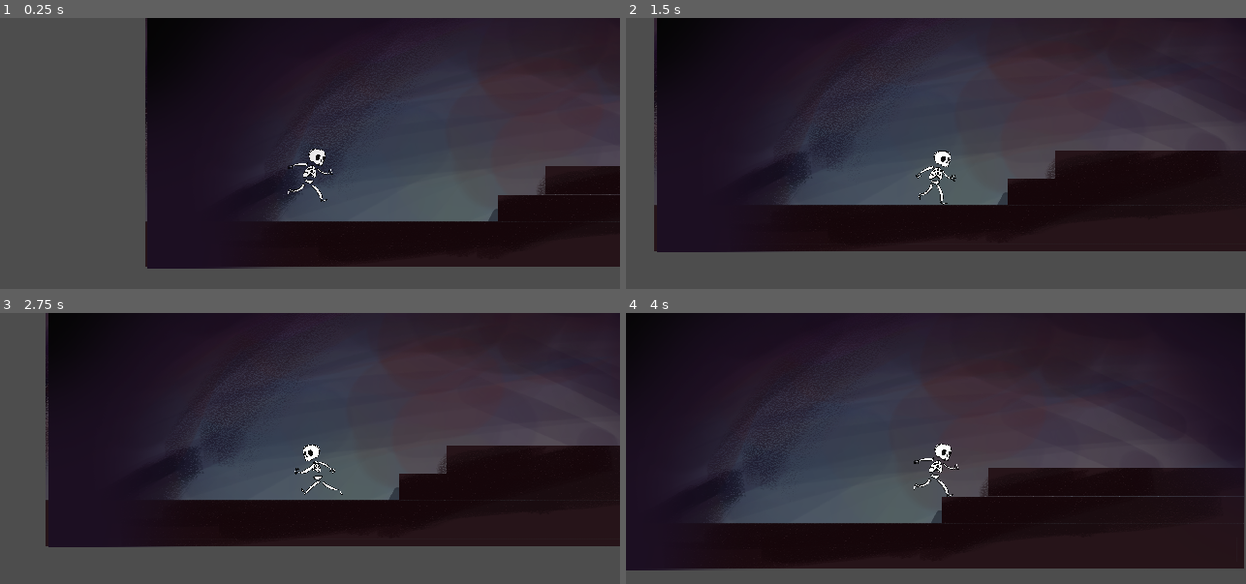
Above: before the commit, frames 1-4 (two rows, left to right).
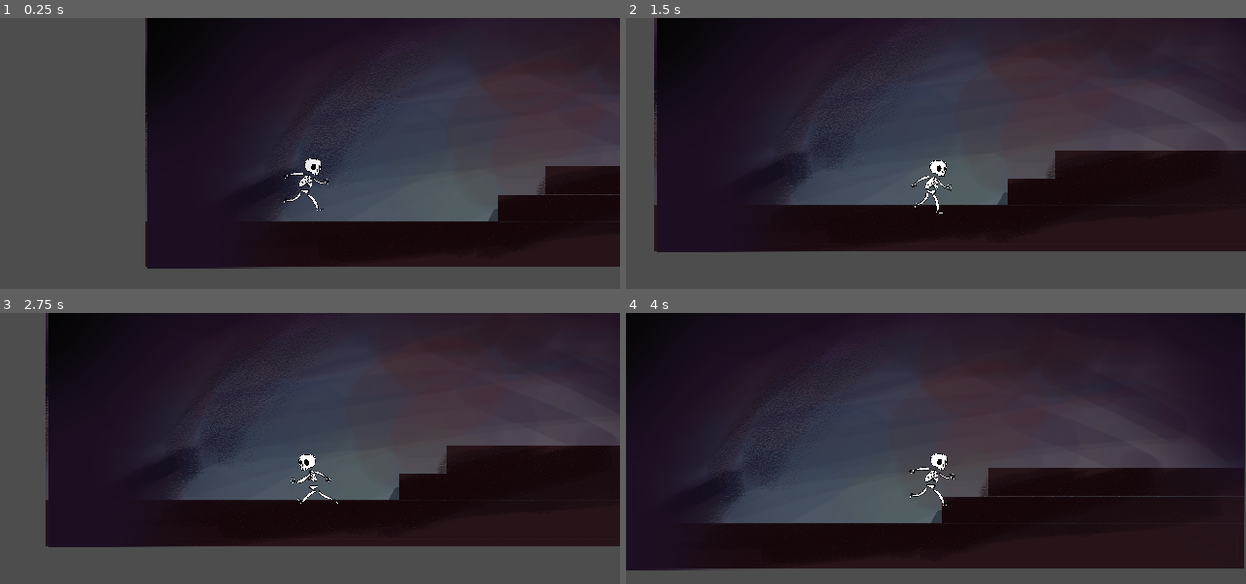
Above: after the commit, the same moments.

Repository: Willsu00/Whale-Runner
Game: Godot game, scene res://World/StartingRoom.tscn
Two runs of this game, one before a commit and one after it. Both use one fixed random seed, a clock stepped at 60 frames per second and the inputs below.
Inputs:
- Up to frame 1 (0.25 s): no input
- Up to frame 2 (1.5 s): hold Right (ui_right) from 0.53 s (still down); tap Up (ui_up) at 0.77 s
- Up to frame 3 (2.75 s): tap Up (ui_up) at 1.52 s; release Right (ui_right) at 2.03 s; hold Left (ui_left) from 2.03 s (still down)
- Up to frame 4 (4 s): release Left (ui_left) at 2.78 s; hold Right (ui_right) from 2.78 s (still down); tap Up (ui_up) at 3.02, 3.77 s

The runs differ from the first frame. In frame 1, 0.5% of the frame differs, in the area x 45-54%, y 48-72%; in frame 2, 0.5%; in frame 3, 0.5%, in the area x 46-56%, y 48-71%; in frame 4, 0.5%.

Commit message:
update animation

Diff:
--- a/Player/player.tscn
+++ b/Player/player.tscn
@@ -1,7 +1,8 @@
-[gd_scene load_steps=9 format=3 uid="uid://csqg01ohr7obm"]
+[gd_scene load_steps=10 format=3 uid="uid://csqg01ohr7obm"]
 
 [ext_resource type="Script" path="res://Player/player.gd" id="1_hdvfq"]
 [ext_resource type="Texture2D" uid="uid://c0jwcpq0xqqu7" path="res://Assets/Player/run_anim_skele.png" id="2_3jefc"]
+[ext_resource type="Texture2D" uid="uid://df6a23n1648bh" path="res://Assets/Player/idle_anim_skele.png" id="3_8prrf"]
 
 [sub_resource type="CapsuleShape2D" id="CapsuleShape2D_qivh3"]
 radius = 7.0
@@ -45,46 +46,29 @@
 "update": 0,
 "values": [Vector2(0.07, 0.07)]
 }
-
-[sub_resource type="Animation" id="Animation_78ewu"]
-resource_name = "idle"
-length = 0.1
-loop_mode = 1
-tracks/0/type = "value"
-tracks/0/imported = false
-tracks/0/enabled = true
-tracks/0/path = NodePath("Sprite2D:texture")
-tracks/0/interp = 1
-tracks/0/loop_wrap = true
-tracks/0/keys = {
-"times": PackedFloat32Array(0),
-"transitions": PackedFloat32Array(1),
-"update": 1,
-"values": [ExtResource("2_3jefc")]
-}
-tracks/1/type = "value"
-tracks/1/imported = false
-tracks/1/enabled = true
-tracks/1/path = NodePath("Sprite2D:frame")
-tracks/1/interp = 1
-tracks/1/loop_wrap = true
-tracks/1/keys = {
-"times": PackedFloat32Array(0),
-"transitions": PackedFloat32Array(1),
-"update": 1,
-"values": [0]
-}
-tracks/2/type = "value"
-tracks/2/imported = false
-tracks/2/enabled = true
-tracks/2/path = NodePath("Sprite2D:scale")
-tracks/2/interp = 1
-tracks/2/loop_wrap = true
-tracks/2/keys = {
-"times": PackedFloat32Array(0),
-"transitions": PackedFloat32Array(1),
-"update": 0,
-"values": [Vector2(0.07, 0.07)]
+tracks/3/type = "value"
+tracks/3/imported = false
+tracks/3/enabled = true
+tracks/3/path = NodePath("Sprite2D:hframes")
+tracks/3/interp = 1
+tracks/3/loop_wrap = true
+tracks/3/keys = {
+"times": PackedFloat32Array(0),
+"transitions": PackedFloat32Array(1),
+"update": 1,
+"values": [5]
+}
+tracks/4/type = "value"
+tracks/4/imported = false
+tracks/4/enabled = true
+tracks/4/path = NodePath("Sprite2D:vframes")
+tracks/4/interp = 1
+tracks/4/loop_wrap = true
+tracks/4/keys = {
+"times": PackedFloat32Array(0),
+"transitions": PackedFloat32Array(1),
+"update": 1,
+"values": [2]
 }
 
 [sub_resource type="Animation" id="Animation_il5k6"]
@@ -125,6 +109,30 @@
 "transitions": PackedFloat32Array(1),
 "update": 0,
 "values": [Vector2(0.07, 0.07)]
+}
+tracks/3/type = "value"
+tracks/3/imported = false
+tracks/3/enabled = true
+tracks/3/path = NodePath("Sprite2D:vframes")
+tracks/3/interp = 1
+tracks/3/loop_wrap = true
+tracks/3/keys = {
+"times": PackedFloat32Array(0),
+"transitions": PackedFloat32Array(1),
+"update": 1,
+"values": [2]
+}
+tracks/4/type = "value"
+tracks/4/imported = false
+tracks/4/enabled = true
+tracks/4/path = NodePath("Sprite2D:hframes")
+tracks/4/interp = 1
+tracks/4/loop_wrap = true
+tracks/4/keys = {
+"times": PackedFloat32Array(0),
+"transitions": PackedFloat32Array(1),
+"update": 1,
+"values": [5]
 }
 
 [sub_resource type="Animation" id="Animation_e8g0i"]
@@ -146,32 +154,109 @@
 tracks/1/type = "value"
 tracks/1/imported = false
 tracks/1/enabled = true
-tracks/1/path = NodePath("Sprite2D:frame")
-tracks/1/interp = 1
-tracks/1/loop_wrap = true
-tracks/1/keys = {
-"times": PackedFloat32Array(0, 0.1, 0.2, 0.3, 0.4, 0.5, 0.6),
-"transitions": PackedFloat32Array(1, 1, 1, 1, 1, 1, 1),
-"update": 1,
-"values": [0, 1, 2, 3, 4, 5, 6]
-}
-tracks/2/type = "value"
-tracks/2/imported = false
-tracks/2/enabled = true
-tracks/2/path = NodePath("Sprite2D:scale")
-tracks/2/interp = 1
-tracks/2/loop_wrap = true
-tracks/2/keys = {
+tracks/1/path = NodePath("Sprite2D:scale")
+tracks/1/interp = 1
+tracks/1/loop_wrap = true
+tracks/1/keys = {
 "times": PackedFloat32Array(0, 0.7),
 "transitions": PackedFloat32Array(1, 1),
 "update": 0,
 "values": [Vector2(0.07, 0.07), Vector2(0.07, 0.07)]
 }
+tracks/2/type = "value"
+tracks/2/imported = false
+tracks/2/enabled = true
+tracks/2/path = NodePath("Sprite2D:hframes")
+tracks/2/interp = 1
+tracks/2/loop_wrap = true
+tracks/2/keys = {
+"times": PackedFloat32Array(0),
+"transitions": PackedFloat32Array(1),
+"update": 1,
+"values": [5]
+}
+tracks/3/type = "value"
+tracks/3/imported = false
+tracks/3/enabled = true
+tracks/3/path = NodePath("Sprite2D:vframes")
+tracks/3/interp = 1
+tracks/3/loop_wrap = true
+tracks/3/keys = {
+"times": PackedFloat32Array(0),
+"transitions": PackedFloat32Array(1),
+"update": 1,
+"values": [2]
+}
+tracks/4/type = "value"
+tracks/4/imported = false
+tracks/4/enabled = true
+tracks/4/path = NodePath("Sprite2D:frame")
+tracks/4/interp = 1
+tracks/4/loop_wrap = true
+tracks/4/keys = {
+"times": PackedFloat32Array(0, 0.1, 0.2, 0.3, 0.4, 0.5, 0.6),
+"transitions": PackedFloat32Array(1, 1, 1, 1, 1, 1, 1),
+"update": 1,
+"values": [0, 1, 2, 3, 4, 5, 6]
+}
+
+[sub_resource type="Animation" id="Animation_iv6gr"]
+resource_name = "idle"
+length = 0.8
+loop_mode = 1
+tracks/0/type = "value"
+tracks/0/imported = false
+tracks/0/enabled = true
+tracks/0/path = NodePath("Sprite2D:texture")
+tracks/0/interp = 1
+tracks/0/loop_wrap = true
+tracks/0/keys = {
+"times": PackedFloat32Array(0, 0.8),
+"transitions": PackedFloat32Array(1, 1),
+"update": 1,
+"values": [ExtResource("3_8prrf"), ExtResource("3_8prrf")]
+}
+tracks/1/type = "value"
+tracks/1/imported = false
+tracks/1/enabled = true
+tracks/1/path = NodePath("Sprite2D:frame")
+tracks/1/interp = 1
+tracks/1/loop_wrap = true
+tracks/1/keys = {
+"times": PackedFloat32Array(0, 0.2, 0.4, 0.6),
+"transitions": PackedFloat32Array(1, 1, 1, 1),
+"update": 1,
+"values": [0, 1, 2, 3]
+}
+tracks/2/type = "value"
+tracks/2/imported = false
+tracks/2/enabled = true
+tracks/2/path = NodePath("Sprite2D:hframes")
+tracks/2/interp = 1
+tracks/2/loop_wrap = true
+tracks/2/keys = {
+"times": PackedFloat32Array(0),
+"transitions": PackedFloat32Array(1),
+"update": 1,
+"values": [5]
+}
+tracks/3/type = "value"
+tracks/3/imported = false
+tracks/3/enabled = true
+tracks/3/path = NodePath("Sprite2D:vframes")
+tracks/3/interp = 1
+tracks/3/loop_wrap = true
+tracks/3/keys = {
+"times": PackedFloat32Array(0),
+"transitions": PackedFloat32Array(1),
+"update": 1,
+"values": [1]
+}
 
 [sub_resource type="AnimationLibrary" id="AnimationLibrary_01l01"]
 _data = {
 "RESET": SubResource("Animation_3ssfo"),
-"idle": SubResource("Animation_78ewu"),
+"idle": SubResource("Animation_iv6gr"),
 "jump": SubResource("Animation_il5k6"),
 "run": SubResource("Animation_e8g0i")
 }
@@ -180,13 +265,14 @@
 collision_mask = 31
 floor_snap_length = 2.0
 script = ExtResource("1_hdvfq")
+friction = 300
 gravity = 350
 
 [node name="Sprite2D" type="Sprite2D" parent="."]
-position = Vector2(3, -29)
+position = Vector2(1, -22)
 scale = Vector2(0.07, 0.07)
 texture = ExtResource("2_3jefc")
-offset = Vector2(2.43902, 85.3659)
+offset = Vector2(-11.8467, 85.3659)
 hframes = 5
 vframes = 2
 
--- a/project.godot
+++ b/project.godot
@@ -12,7 +12,7 @@
 
 config/name="Whale Runner"
 run/main_scene="res://World/StartingRoom.tscn"
-config/features=PackedStringArray("4.1", "Forward Plus")
+config/features=PackedStringArray("4.2", "Forward Plus")
 config/icon="res://Assets/Icon/whale.png"
 
 [autoload]
Not shown, added: Assets/Player/idle_anim_skele.png.import
